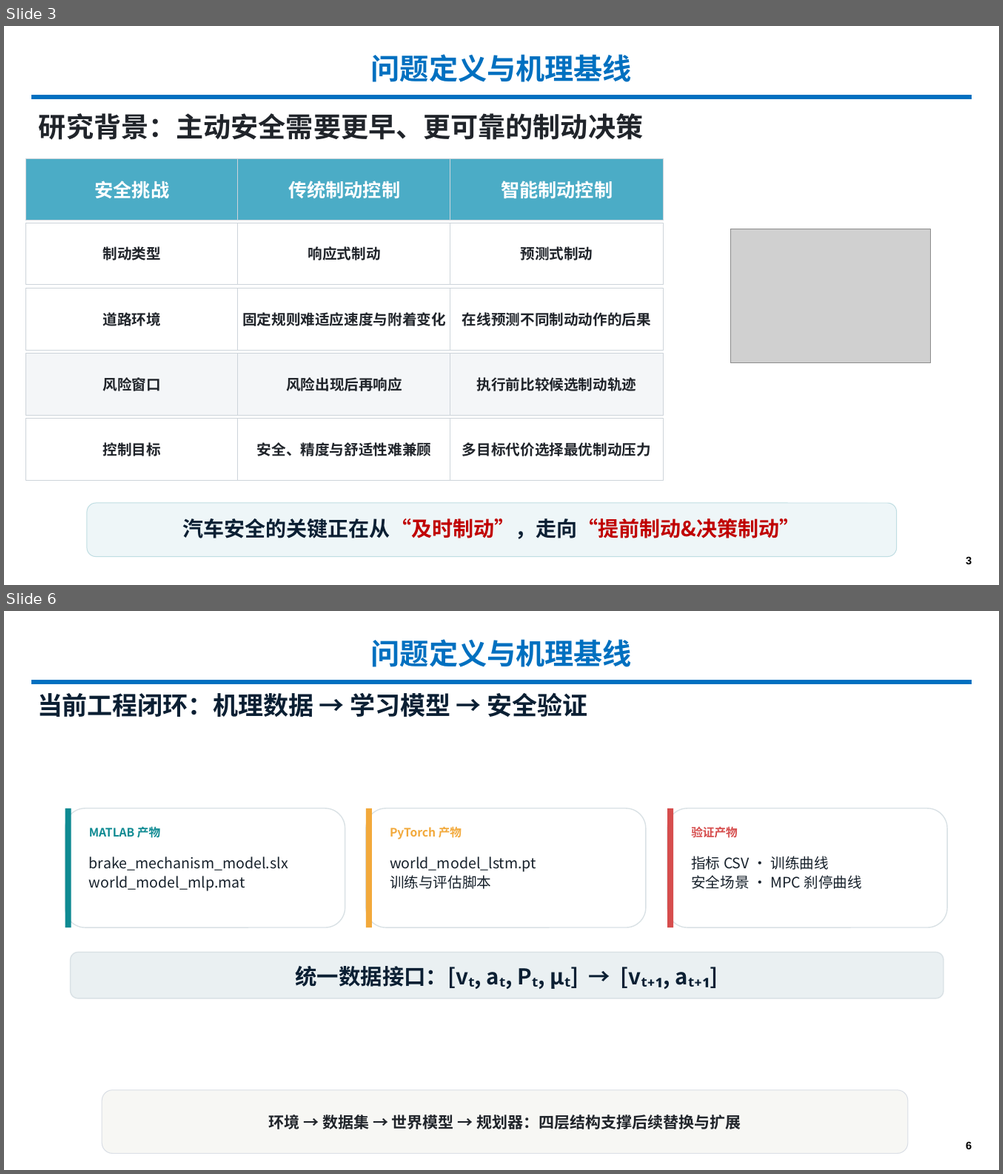
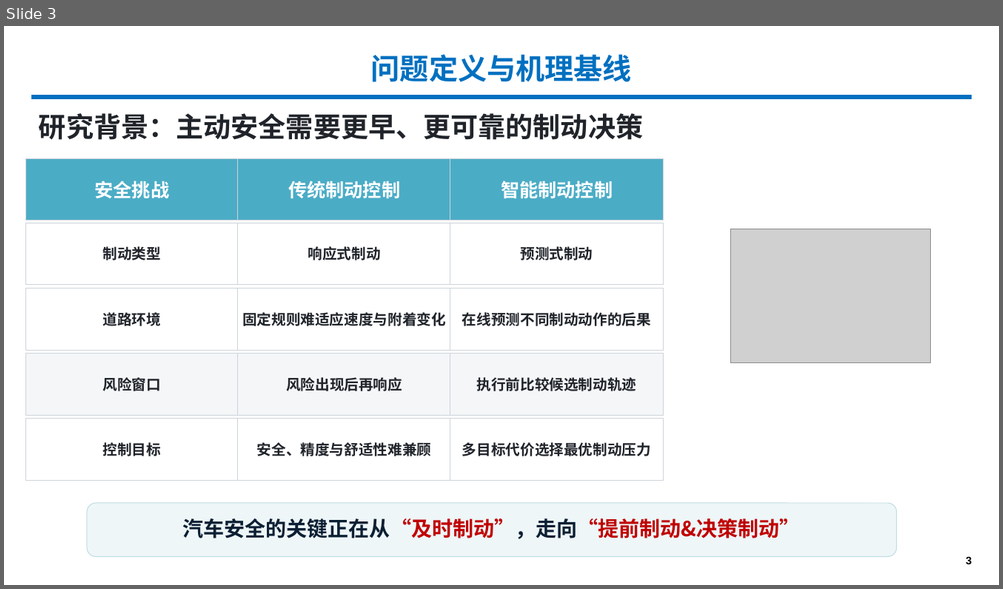
Before and after one commit to MrZang27/World-Model-in-Brake-System, a slide deck: docs/Group1_World_Model_Brake_System_Final.pptx. Shown one above the other, each under a label of ours: slides 3 and 6 before the commit, slide 3 after it; the slides between them are not shown. The pictures are 1003x1174 and 1003x589 pixels, drawn with LibreOffice and Linux fonts; fonts in the diff are those of the drawing; grey boxes stand for pictures; background and template pictures are left out. Boxes give left, top, right and bottom in pixels: in the first picture for what was removed or moved away, otherwise in the second. Text is boxed around its words. In the diff, an @@ line names an element or a change of style, - is before the commit and + after.

```diff
--- a/docs/Group1_World_Model_Brake_System_Final.pptx
+++ b/docs/Group1_World_Model_Brake_System_Final.pptx
@@ slide 6 removed at [4, 611, 999, 1170], background #FFFFFF; not listed: 1 template element that a slide beside it also shows @@
@@ title removed at [371, 639, 632, 667] @@
-问题定义与机理基线
@@ text removed at [37, 693, 587, 717] @@
-当前工程闭环：机理数据 → 学习模型 → 安全验证
@@ rounded rectangle removed at [65, 809, 345, 928] @@
@@ rectangle removed at [65, 809, 71, 928] @@
@@ rounded rectangle removed at [366, 809, 646, 928] @@
@@ rectangle removed at [366, 809, 372, 928] @@
@@ rounded rectangle removed at [667, 809, 947, 928] @@
@@ rectangle removed at [667, 809, 673, 928] @@
@@ text removed at [89, 826, 160, 838] @@
-MATLAB 产物
@@ text removed at [390, 826, 461, 840] @@
-PyTorch 产物
@@ text removed at [691, 826, 737, 838] @@
-验证产物
@@ text removed at [89, 857, 288, 891] @@
-brake_mechanism_model.slx
-world_model_mlp.mat
@@ text removed at [390, 857, 536, 889] @@
-world_model_lstm.pt
-训练与评估脚本
@@ text removed at [691, 856, 862, 889] @@
-指标 CSV · 训练曲线
-安全场景 · MPC 刹停曲线
@@ rounded rectangle removed at [71, 953, 943, 999] @@
-统一数据接口：[vₜ, aₜ, Pₜ, μₜ] → [vₜ₊₁, aₜ₊₁]
@@ rounded rectangle removed at [102, 1091, 908, 1154] @@
-环境 → 数据集 → 世界模型 → 规划器：四层结构支撑后续替换与扩展
@@ page number removed at [965, 1142, 971, 1150] @@
-6
```
Also in this commit, not shown: 7 slides changed, 1 slide added, 4 other slides removed, 2 other files.
